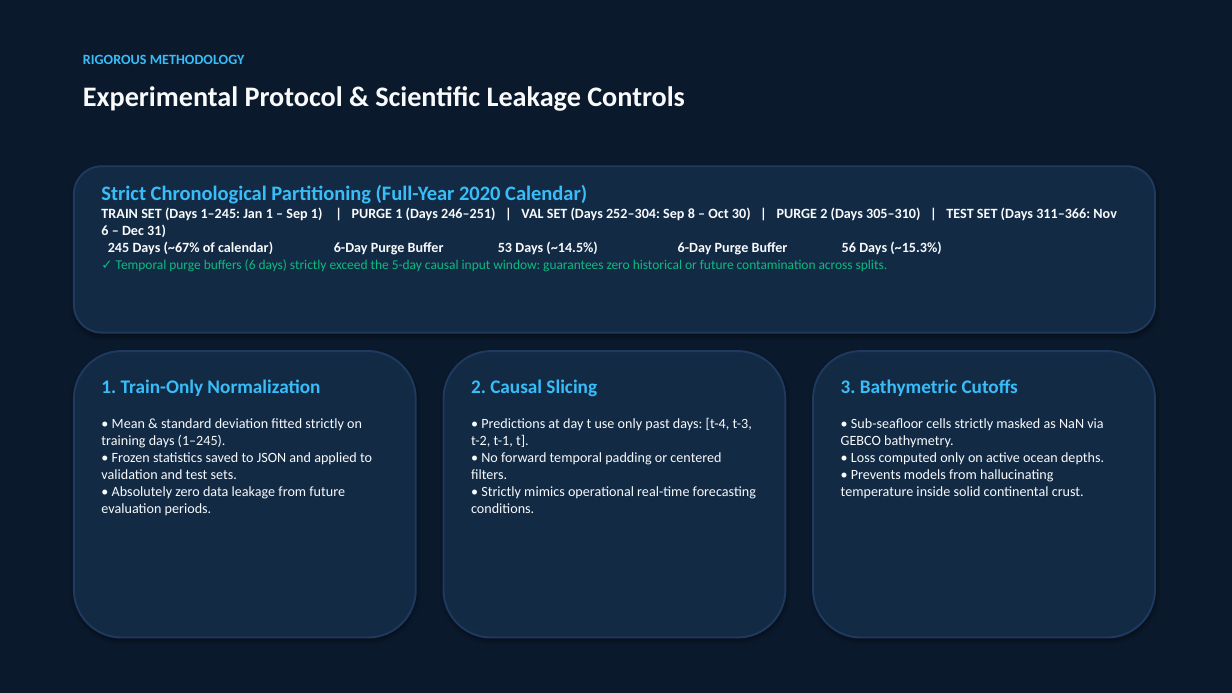
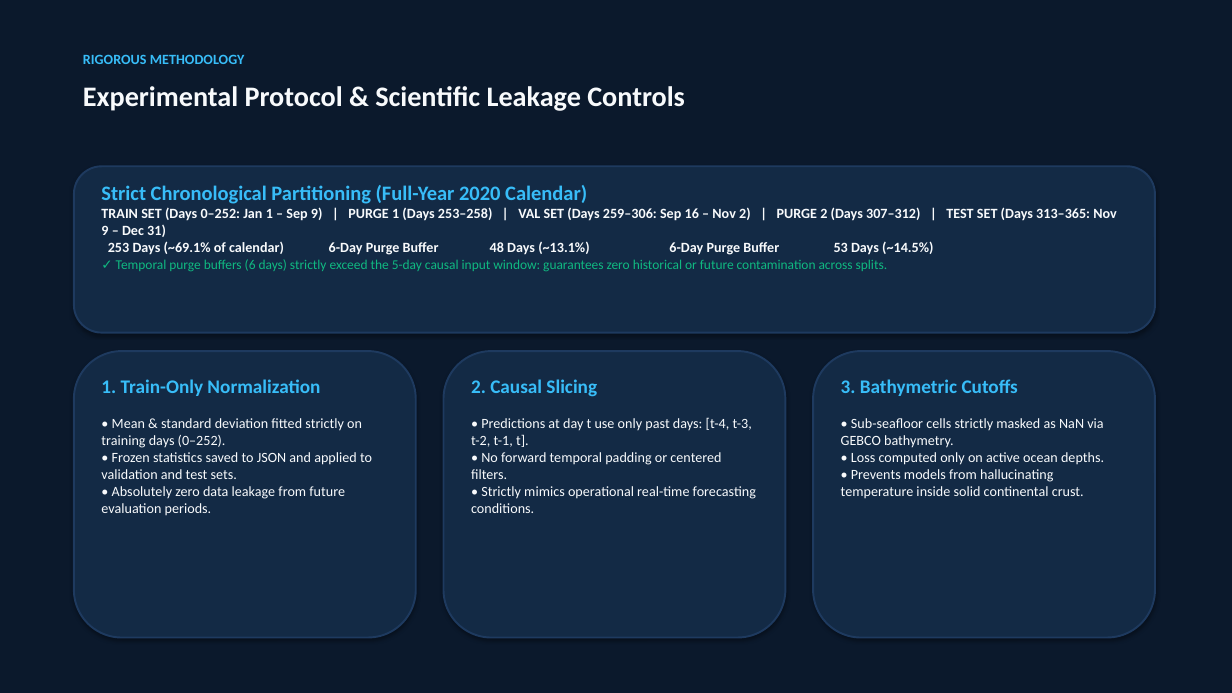
Before and after one commit to neeravjain91-jpg/-Satellite-Embedding, a slide deck: slide 4 of submission/Final_Project_Presentation.pptx. Drawn at 1232x693 pixels with LibreOffice and Linux fonts; fonts in the diff are those of the drawing. Boxes give left, top, right and bottom in pixels: in the first picture for what was removed or moved away, otherwise in the second. Text is boxed around its words. In the diff, an @@ line names an element or a change of style, - is before the commit and + after.

```diff
--- a/submission/Final_Project_Presentation.pptx
+++ b/submission/Final_Project_Presentation.pptx
@@ text at (x1=101, y1=207, x2=1117, y2=255): text changed @@
-TRAIN SET (Days 1–245: Jan 1 – Sep 1) | PURGE 1 (Days 246–251) | VAL SET (Days 252–304: Sep 8 – Oct 30) | PURGE 2 (Days 305–310) | TEST SET (Days 311–366: Nov 6 – Dec 31)
-245 Days (~67% of calendar) 6-Day Purge Buffer 53 Days (~14.5%) 6-Day Purge Buffer 56 Days (~15.3%)
+TRAIN SET (Days 0–252: Jan 1 – Sep 9) | PURGE 1 (Days 253–258) | VAL SET (Days 259–306: Sep 16 – Nov 2) | PURGE 2 (Days 307–312) | TEST SET (Days 313–365: Nov 9 – Dec 31)
+253 Days (~69.1% of calendar) 6-Day Purge Buffer 48 Days (~13.1%) 6-Day Purge Buffer 53 Days (~14.5%)
@@ text at (x1=101, y1=418, x2=372, y2=516): text changed @@
-• Mean & standard deviation fitted strictly on training days (1–245).
-• Frozen statistics saved to JSON and applied to validation and test sets.
-• Absolutely zero data leakage from future evaluation periods.
+• Mean & standard deviation fitted strictly on training days (0–252).
+• Frozen statistics saved to JSON and applied to validation and test sets.
+• Absolutely zero data leakage from future evaluation periods.
```
Also in this commit, not shown: 9 other slides changed, 9 other files.
